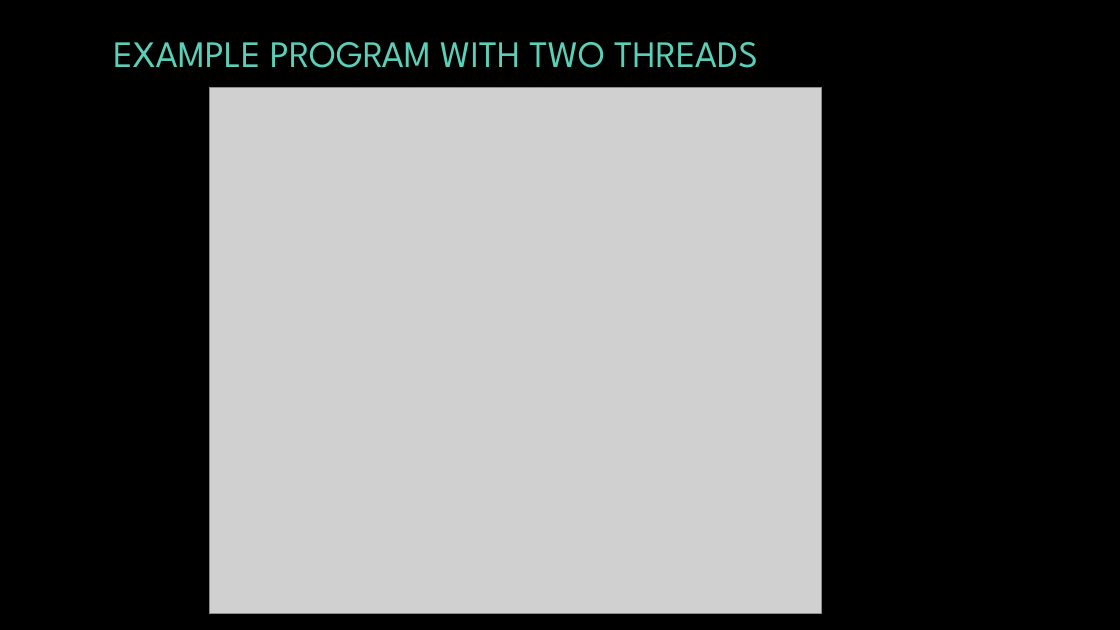
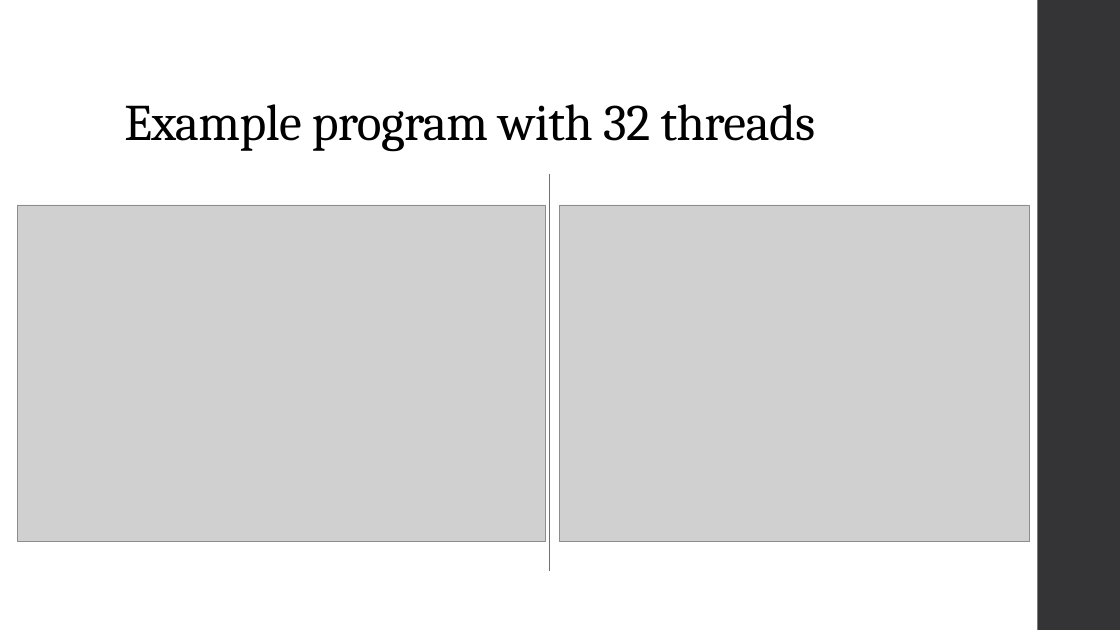
Before and after one commit to Byte-Lab/JCoz, a slide deck: slide 2 of project_presentation.pptx (slide 8 before the commit). Drawn at 1120x630 pixels with LibreOffice and Linux fonts; fonts in the diff are those of the drawing; grey boxes stand for pictures; background and template pictures are left out. Boxes give left, top, right and bottom in pixels: in the first picture for what was removed or moved away, otherwise in the second. Text is boxed around its words. In the diff, an @@ line names an element or a change of style, - is before the commit and + after.

```diff
--- a/project_presentation.pptx
+++ b/project_presentation.pptx
@@ background picture (left out) to #FFFFFF @@
@@ rectangle added at bbox=[1038, 0, 1120, 630], fill #353537 @@
@@ title "Example program with 32 threads" at bbox=[124, 104, 816, 151]: vertical alignment middle to bottom @@
@@ picture removed at bbox=[210, 87, 822, 613] @@
@@ title at bbox=[124, 104, 816, 151]: text changed; size 32 to 44 pt; font League Spartan to Cambria; text colour #5AD0B8 to #000000 @@
-EXAMPLE PROGRAM WITH TWO THREADS
+Example program with 32 threads
@@ line added from (549, 174) to (549, 571), #6F6F74 0.75 pt @@
@@ picture added at bbox=[17, 205, 546, 541] @@
@@ picture added at bbox=[560, 205, 1029, 541] @@
```
Also in this commit, not shown: 21 other slides changed, 6 slides added, 10 slides removed, 17 other files.
